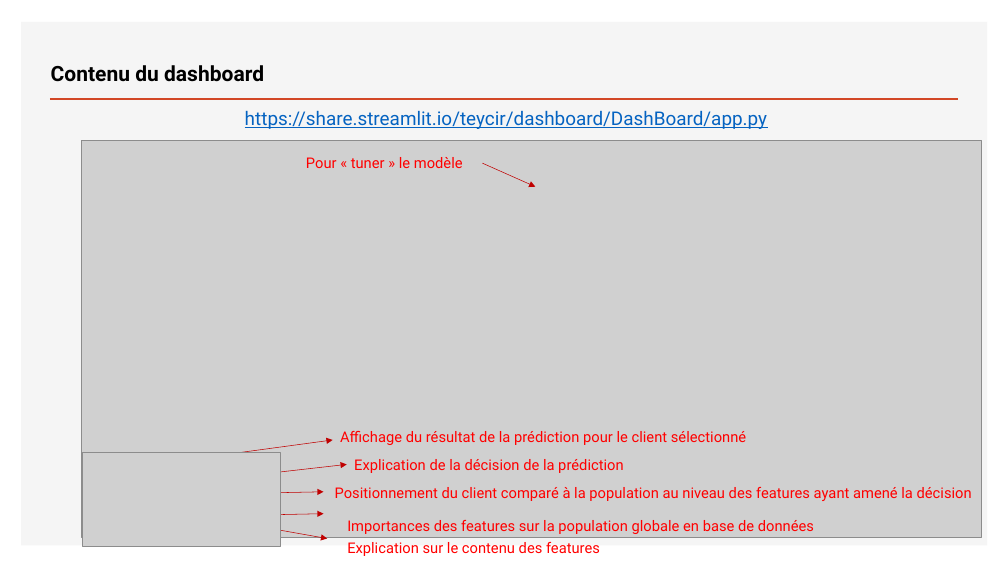
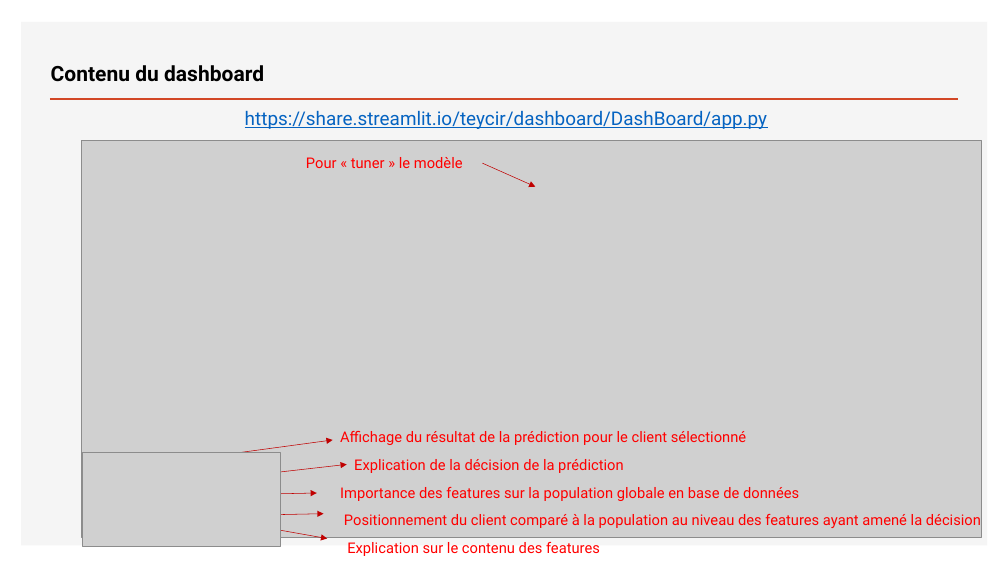
Before and after one commit to Teycir/Openclassrooms_project7, a slide deck: slide 17 of P7_01_Support.pptx. Drawn at 1008x567 pixels with LibreOffice and Linux fonts; fonts in the diff are those of the drawing; grey boxes stand for pictures. Boxes give left, top, right and bottom in pixels: in the first picture for what was removed or moved away, otherwise in the second. Text is boxed around its words. In the diff, an @@ line names an element or a change of style, - is before the commit and + after.

```diff
--- a/P7_01_Support.pptx
+++ b/P7_01_Support.pptx
@@ arrow moved from (261, 493) - (324, 492) to (254, 495) - (317, 493) @@
@@ text "Positionnement du client comparé à ...": place and size @@
-text "Positionnement du client comparé à ..." at <box>335,487,972,501</box>
+text "Positionnement du client comparé à ..." at <box>344,514,981,528</box>
@@ text at <box>340,487,799,501</box>: text changed @@
-Importances des features sur la population globale en base de données
+Importance des features sur la population globale en base de données
```
Also in this commit, not shown: 4 other slides changed.
